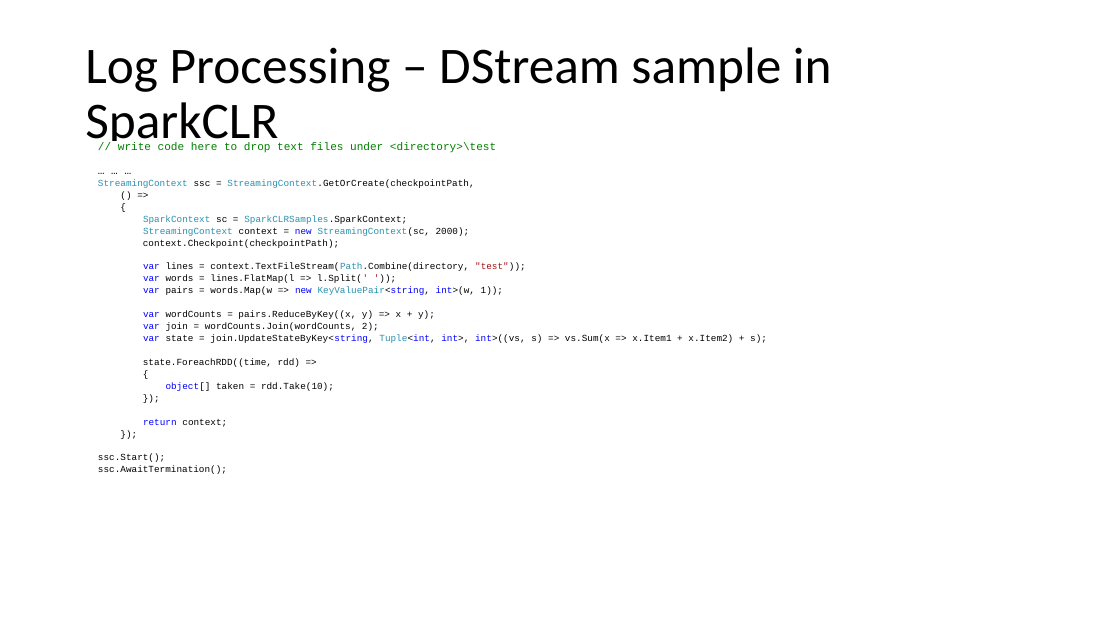
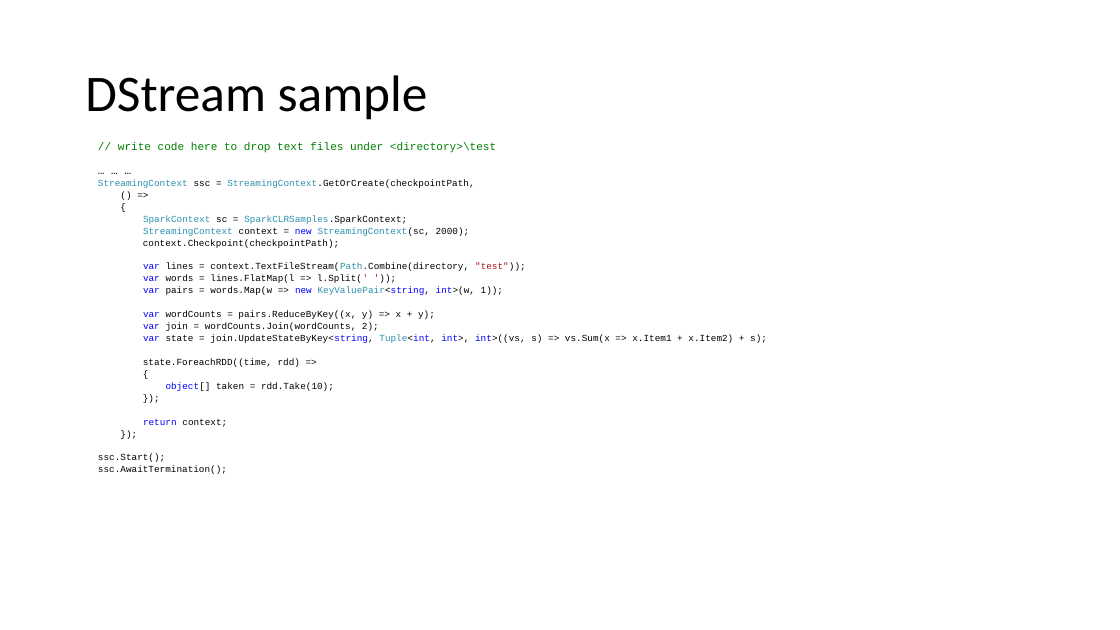
Before and after one commit to microsoft/Mobius, a slide deck: slide 28 of docs/SparkCLR.pptx (slide 9 before the commit). Drawn at 1120x630 pixels with LibreOffice and Linux fonts; fonts in the diff are those of the drawing. Boxes give left, top, right and bottom in pixels: in the first picture for what was removed or moved away, otherwise in the second. Text is boxed around its words. In the diff, an @@ line names an element or a change of style, - is before the commit and + after.

```diff
--- a/docs/SparkCLR.pptx
+++ b/docs/SparkCLR.pptx
@@ title at (85,75,428,120): text changed @@
-Log Processing – DStream sample in SparkCLR
+DStream sample
```
Also in this commit, not shown: 8 other slides changed, 1 slide added, 6 slides removed, 1 other file.
